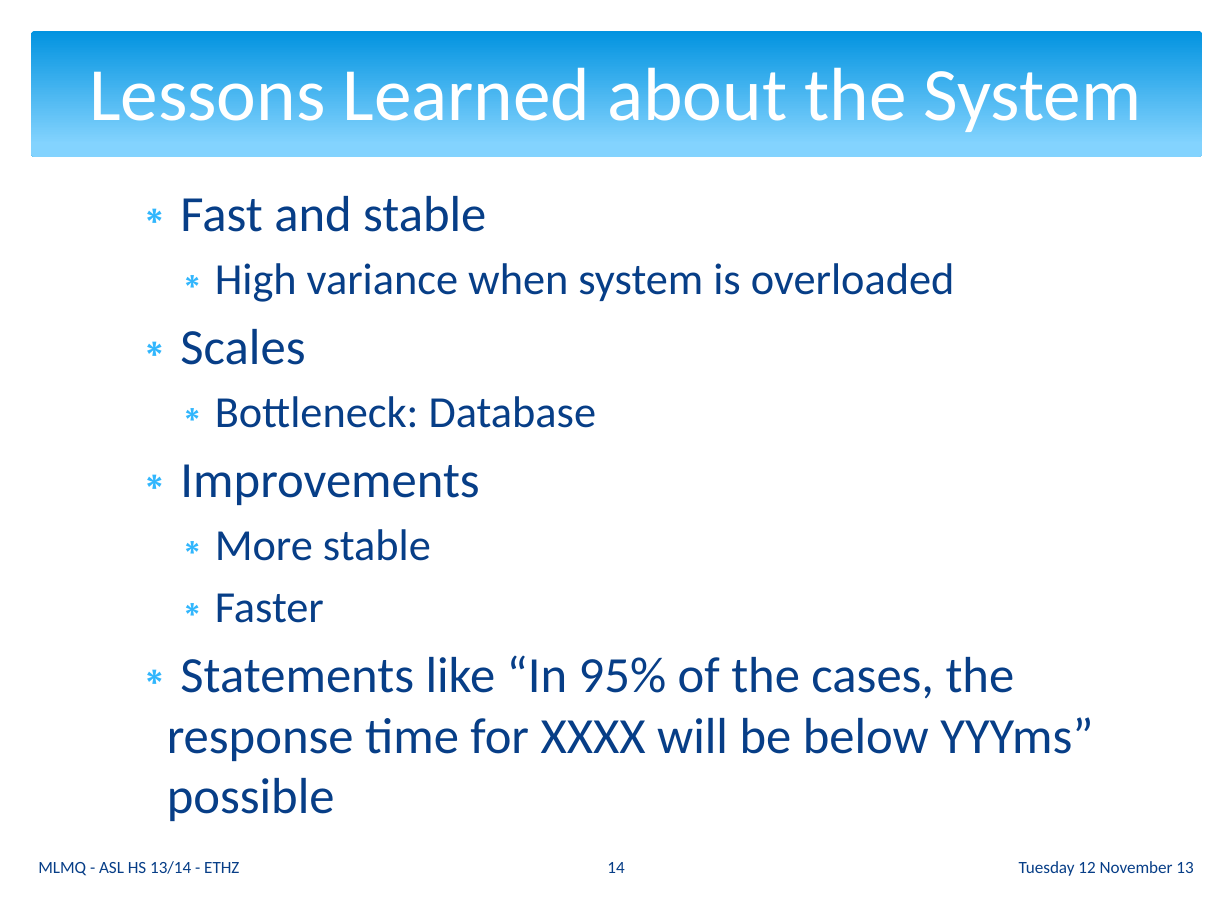
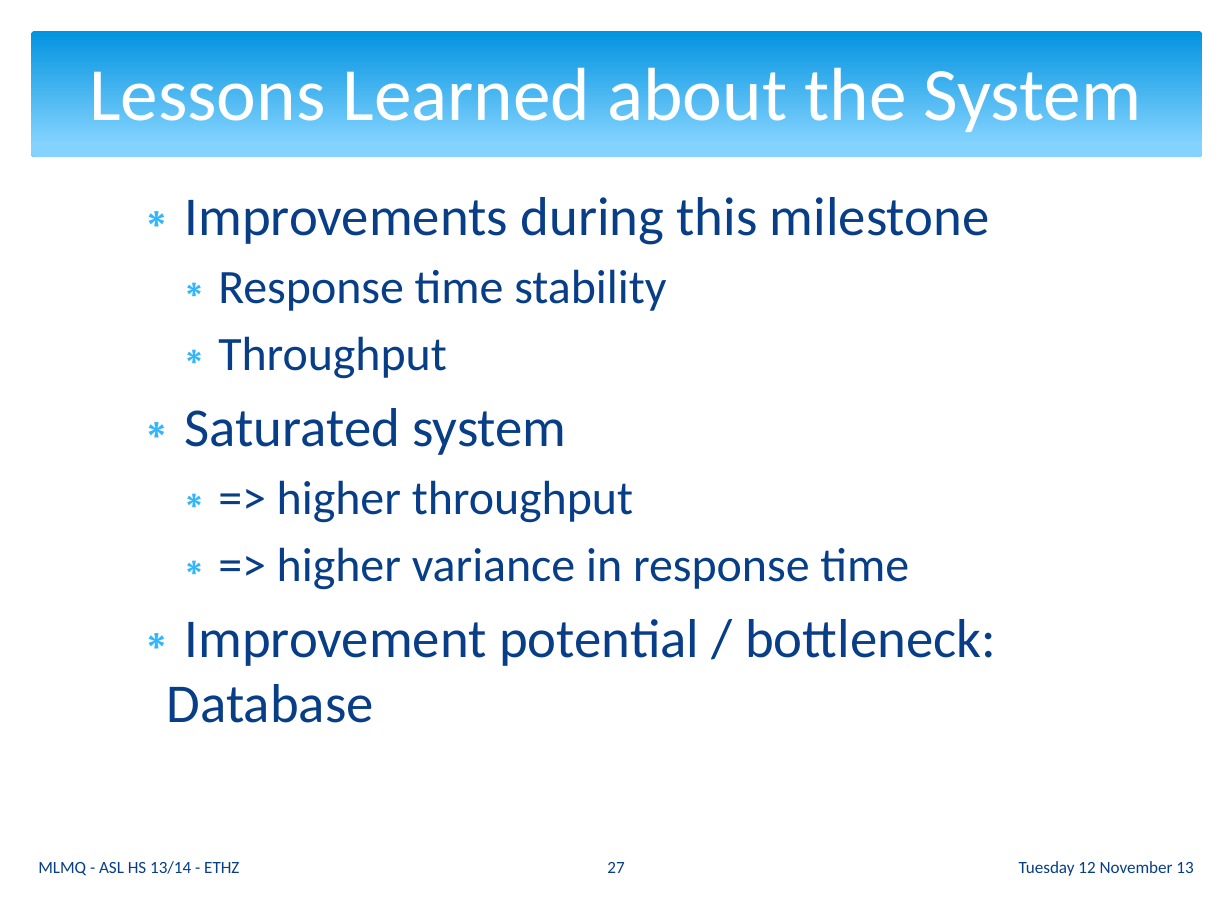
Before and after one commit to ganzm/AdvancedSystemsLab2013, a slide deck: slide 27 of doc/presentations/03 Milestone Presentation/mlmq.pptx (slide 14 before the commit). Drawn at 1232x924 pixels with LibreOffice and Linux fonts; fonts in the diff are those of the drawing. Boxes give left, top, right and bottom in pixels: in the first picture for what was removed or moved away, otherwise in the second. Text is boxed around its words. In the diff, an @@ line names an element or a change of style, - is before the commit and + after.

Commit message:
pptx

```diff
--- a/doc/presentations/03 Milestone Presentation/mlmq.pptx
+++ b/doc/presentations/03 Milestone Presentation/mlmq.pptx
@@ text at <box>167,197,996,723</box>: text changed; size 29.6 to 32 pt @@
-∗ Fast and stable
-  ∗ High variance when system is overloaded
-∗ Scales
-  ∗ Bottleneck: Database
-∗ Improvements
-  ∗ More stable
-  ∗ Faster
-∗ Statements like “In 95% of the cases, the response time for XXXX will be below YYYms” possible
+∗ Improvements during this milestone
+  ∗ Response time stability
+  ∗ Throughput
+∗ Saturated system
+  ∗ => higher throughput
+  ∗ => higher variance in response time
+∗ Improvement potential / bottleneck: Database
@@ page number at <box>607,862,624,873</box>: text changed @@
-14
+27
```
Also in this commit, not shown: 8 other slides changed, 13 slides added.
